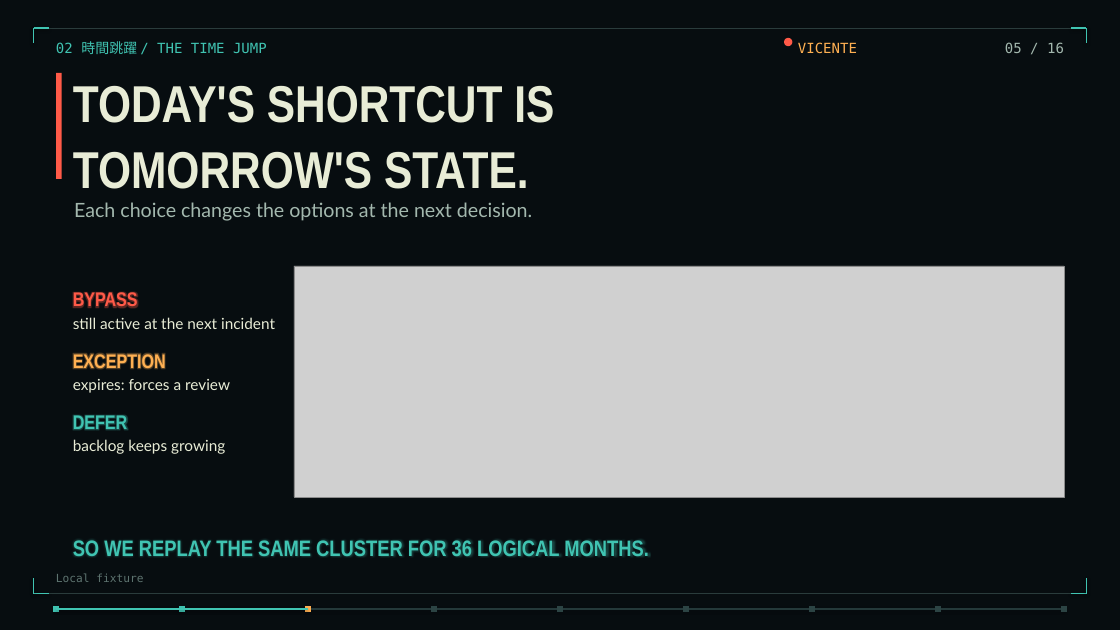
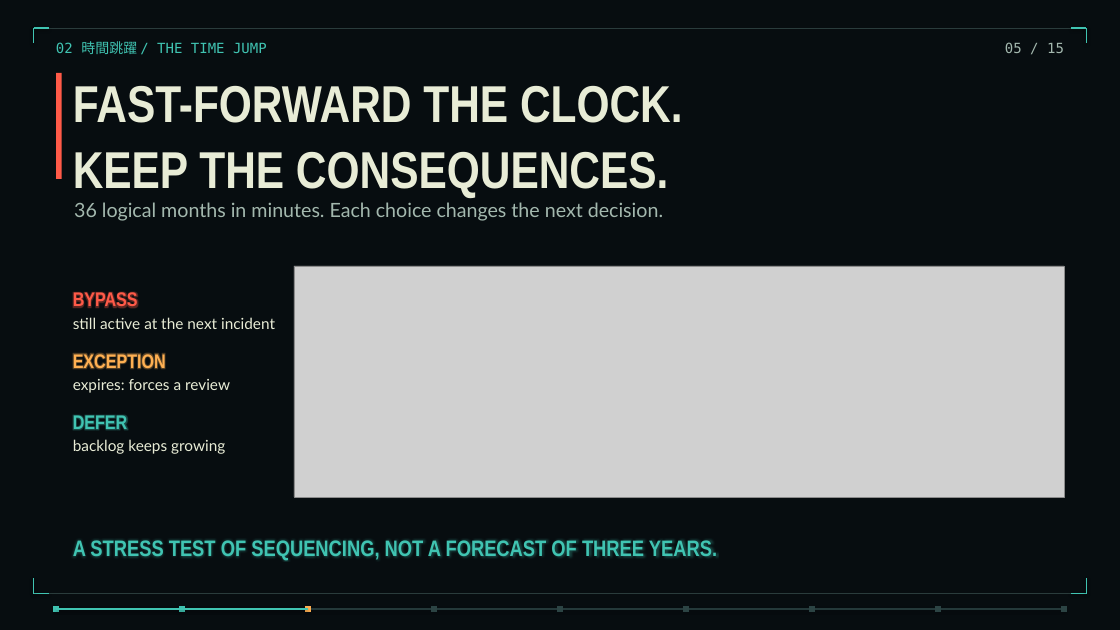
Before and after one commit to torinvdb/a-game-of-ethics, a slide deck: slide 5 of talks/three-years-in-thirty-minutes/three-years-static.pptx. Drawn at 1120x630 pixels with LibreOffice and Linux fonts; fonts in the diff are those of the drawing; grey boxes stand for pictures; background and template pictures are left out. Boxes give left, top, right and bottom in pixels: in the first picture for what was removed or moved away, otherwise in the second. Text is boxed around its words. In the diff, an @@ line names an element or a change of style, - is before the commit and + after.

```diff
--- a/talks/three-years-in-thirty-minutes/three-years-static.pptx
+++ b/talks/three-years-in-thirty-minutes/three-years-static.pptx
@@ ellipse removed at (784,38,792,46) @@
@@ text removed at (798,42,857,54) @@
-VICENTE
@@ text at (1005,42,1064,53): text changed @@
-05 / 16
+05 / 15
@@ text at (73,86,683,198): text changed @@
-TODAY'S SHORTCUT IS
-TOMORROW'S STATE.
+FAST-FORWARD THE CLOCK.
+KEEP THE CONSEQUENCES.
@@ text at (74,202,663,221): text changed @@
-Each choice changes the options at the next decision.
+36 logical months in minutes. Each choice changes the next decision.
@@ text at (73,537,717,560): text changed @@
-SO WE REPLAY THE SAME CLUSTER FOR 36 LOGICAL MONTHS.
+A STRESS TEST OF SEQUENCING, NOT A FORECAST OF THREE YEARS.
@@ text removed at (56,573,143,582) @@
-Local fixture
```
Also in this commit, not shown: 16 other slides changed, 4 slides added, 4 slides removed, 52 other files.
